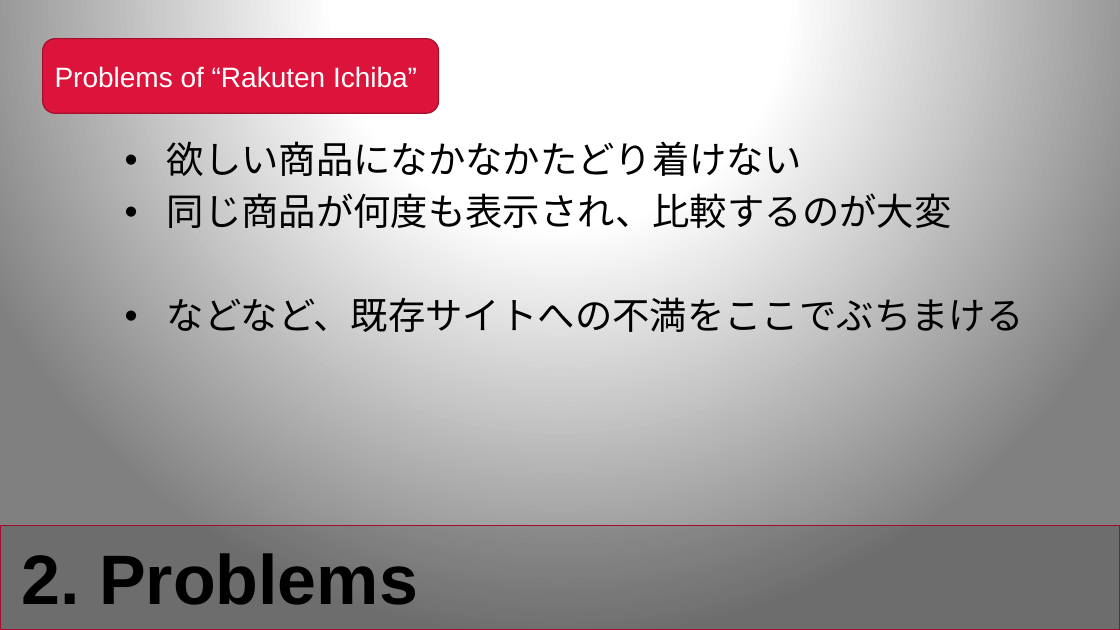
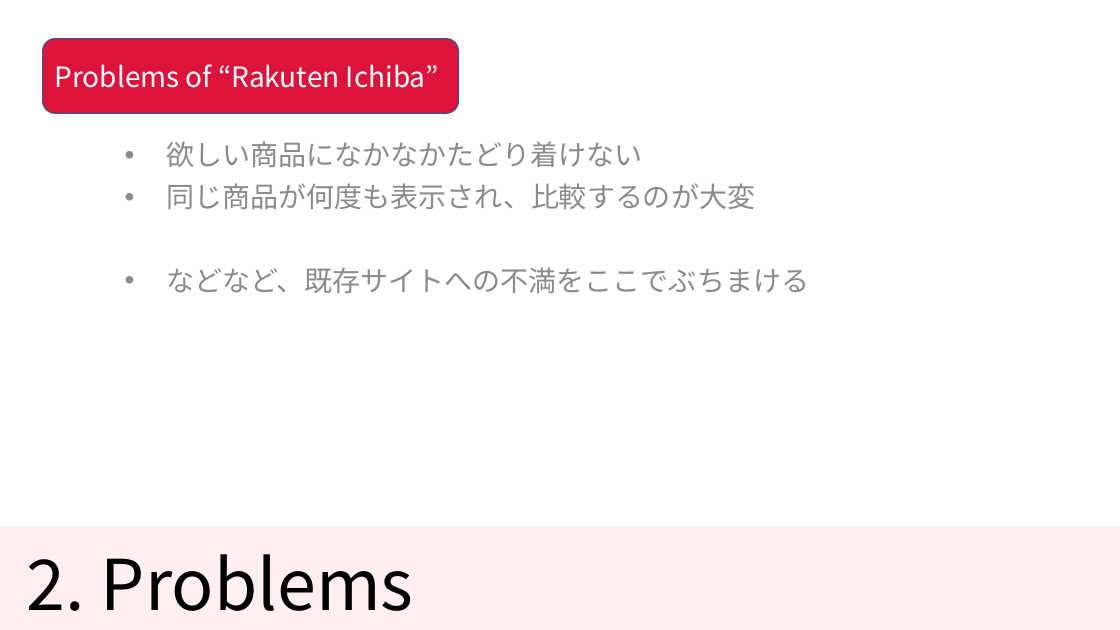
Before and after one commit to KNobuki/Rakuten_fashion, a slide deck: slide 6 of presentation/Presentation.pptx (slide 5 before the commit). Drawn at 1120x630 pixels with LibreOffice and Linux fonts; fonts in the diff are those of the drawing. Boxes give left, top, right and bottom in pixels: in the first picture for what was removed or moved away, otherwise in the second. Text is boxed around its words. In the diff, an @@ line names an element or a change of style, - is before the commit and + after.

Commit message:
changed design

```diff
--- a/presentation/Presentation.pptx
+++ b/presentation/Presentation.pptx
@@ background gradient #FFFFFF to #808080 to #FFFFFF @@
@@ rounded rectangle "Problems of “Rakuten Ichiba”": place and size @@
-rounded rectangle "Problems of “Rakuten Ichiba”" at (43, 39, 439, 113)
+rounded rectangle "Problems of “Rakuten Ichiba”" at (43, 39, 459, 113)
@@ rounded rectangle "Problems of “Rakuten Ichiba”" at (43, 39, 459, 113): font Arial to Noto Sans CJK JP; outline #A30F2C 1 pt to #325491 1 pt @@
@@ text "欲しい商品になかなかたどり着けない" at (167, 141, 809, 293): size 32 to 24 pt, font Arial to Noto Sans CJK JP, text colour #000000 to #8C8C8C @@
@@ rectangle at (0, 526, 1120, 630): fill #000000 at 14% opacity to #FF9199 at 14% opacity; outline #A30F2C 1 pt to none @@
@@ title "2. Problems" at (27, 554, 414, 611): font Arial to Noto Sans CJK JP, bold off @@
```
Also in this commit, not shown: 13 other slides changed, 1 slide added.
